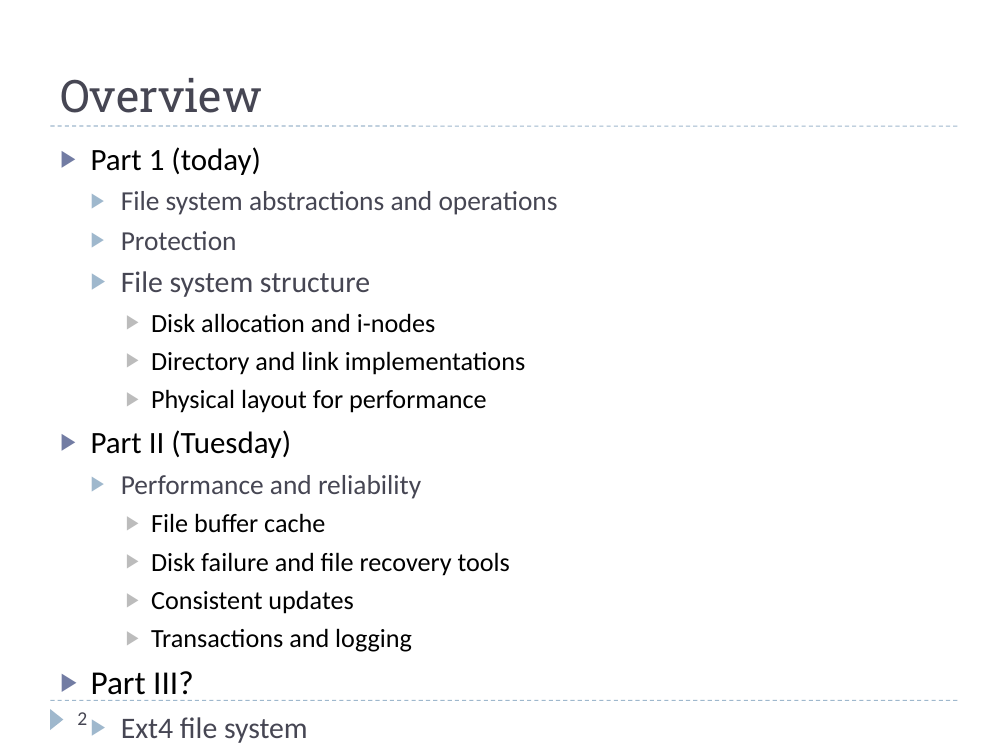
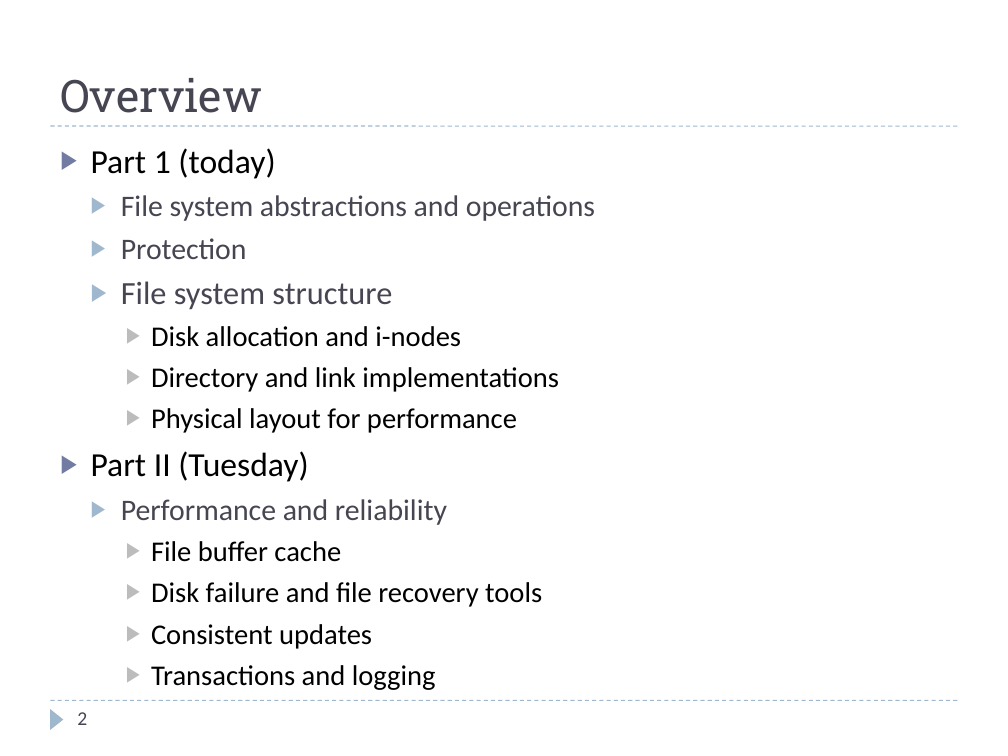
Before and after one commit to uit-inf-2201-s19/uit-inf-2201-s19.github.io, a slide deck: slide 2 of lectures/18 - File Systems.pptx. Drawn at 1008x756 pixels with LibreOffice and Linux fonts; fonts in the diff are those of the drawing. Boxes give left, top, right and bottom in pixels: in the first picture for what was removed or moved away, otherwise in the second. Text is boxed around its words. In the diff, an @@ line names an element or a change of style, - is before the commit and + after.

```diff
--- a/lectures/18 - File Systems.pptx
+++ b/lectures/18 - File Systems.pptx
@@ text at (91, 148, 595, 690): paragraphs removed @@
-▶ Part III?
-  ▶ Ext4 file system
@@ text "Part 1 (today)" at (91, 148, 595, 690): size 22.1 to 24.1 pt in "Part 1 (today)", "Part II (Tuesday)"; size 19.6 to 21.3 pt in "File system abstractions and operations", "Protection", "Performance and reliability"; size 21.2 to 23.1 pt in "File system structure"; size 18.7 to 20.4 pt in "Disk allocation and i-nodes", "Directory and link implementations", "Physical layout for performance", "File buffer cache" and 3 more places @@
```
Also in this commit, not shown: 2 other slides changed, 4 other files.
